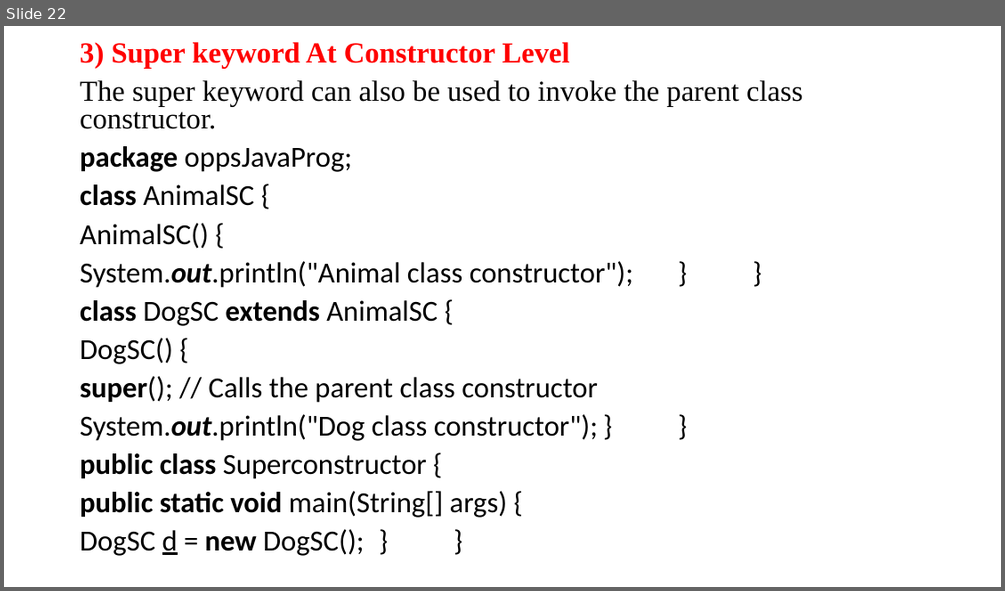
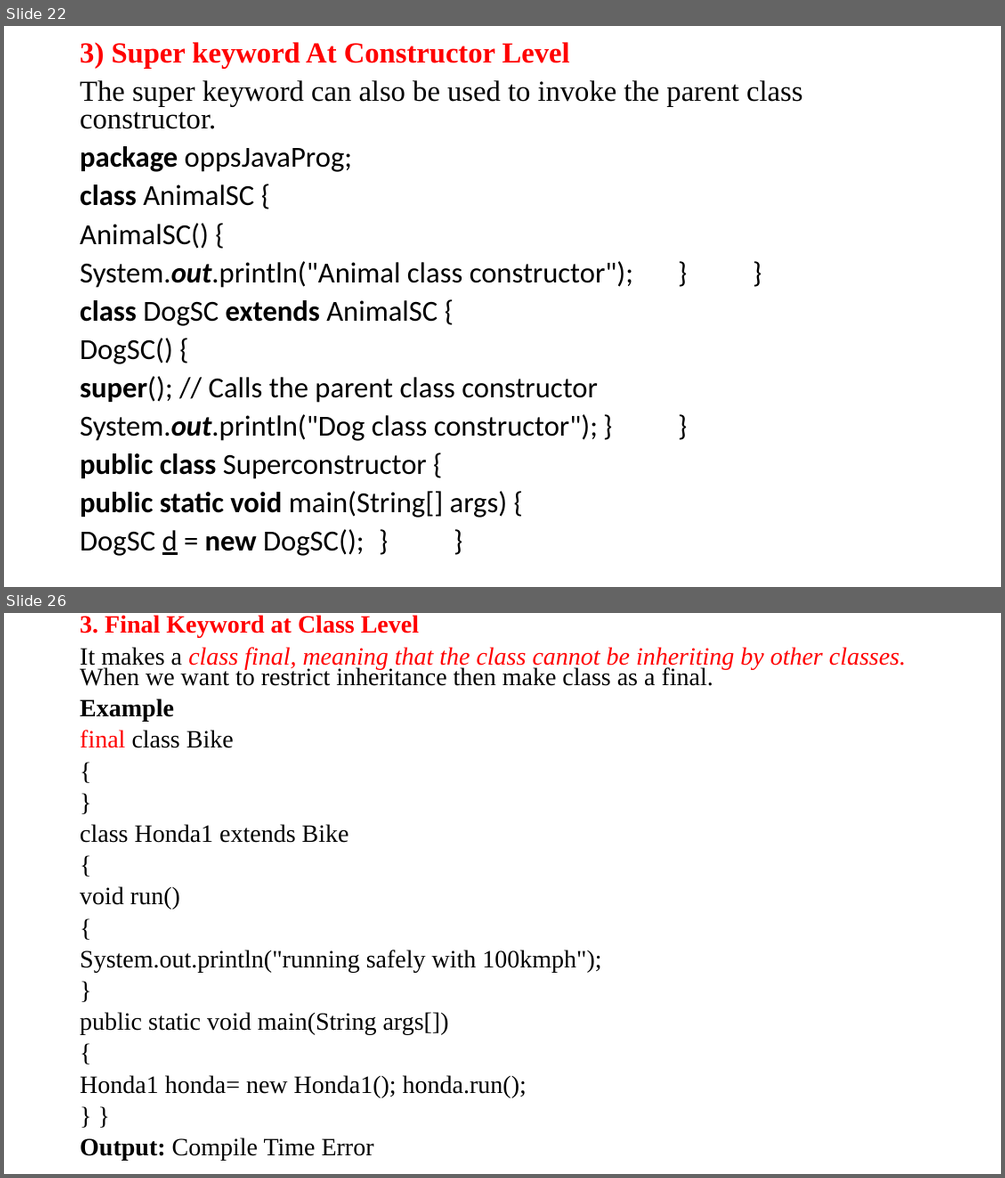
Before and after one commit to anvesh1987/Java-Programs-CSE-G, a slide deck: UNIT –II.ppt. Shown one above the other, each under a label of ours: slide 22 before the commit, slides 22 and 26 after it; the slides between them are not shown. The pictures are 1005x591 and 1005x1178 pixels, drawn with LibreOffice and Linux fonts; fonts in the diff are those of the drawing. Boxes give left, top, right and bottom in pixels: in the first picture for what was removed or moved away, otherwise in the second. Text is boxed around its words. In the diff, an @@ line names an element or a change of style, - is before the commit and + after.

```diff
--- a/UNIT –II.ppt
+++ b/UNIT –II.ppt
@@ slide 26 added at [4,613,1001,1174], background #FFFFFF @@
@@ text added at [80,615,906,1159], 24 pt, text #000000 @@
+3. Final Keyword at Class Level
+It makes a class final, meaning that the class cannot be inheriting by other classes. When we want to restrict inheritance then make class as a final.
+Example
+final class Bike
+{
+}
+class Honda1 extends Bike
+{
+void run()
+{
+System.out.println("running safely with 100kmph");
+}
+public static void main(String args[])
+{
+Honda1 honda= new Honda1(); honda.run();
+} }
+Output: Compile Time Error
```
Also in this commit, not shown: 3 other slides added.
